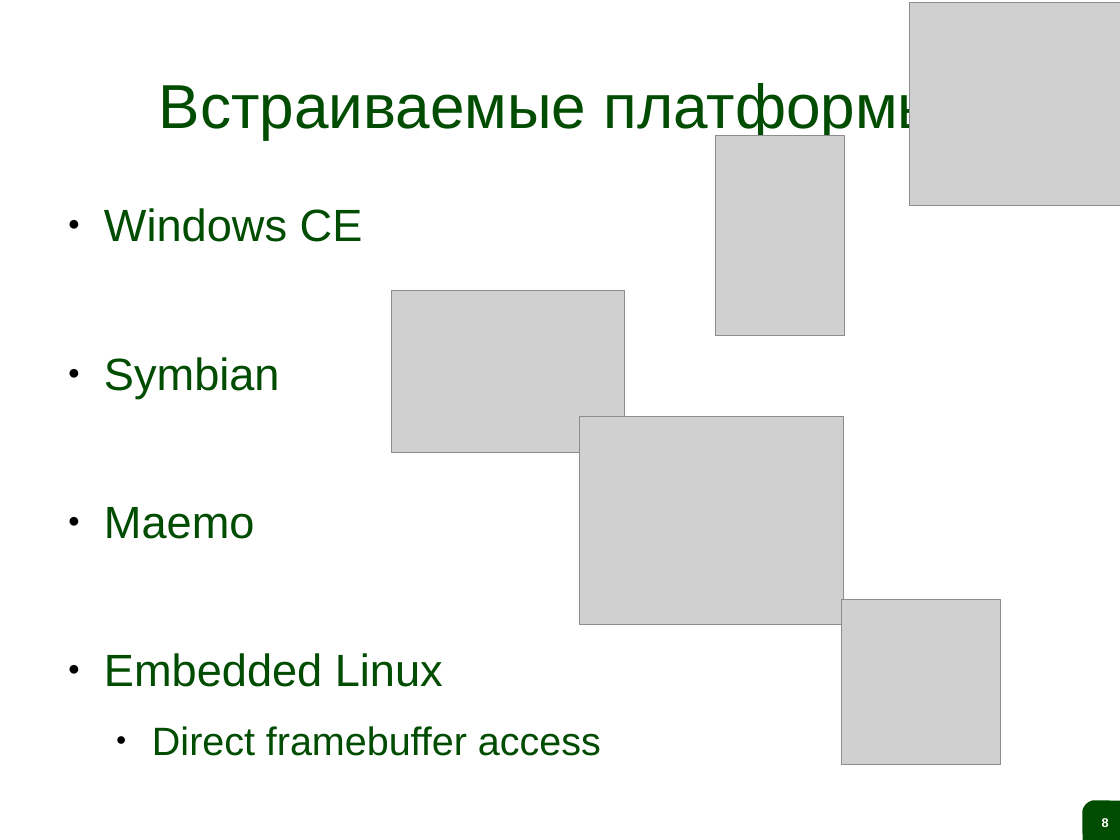
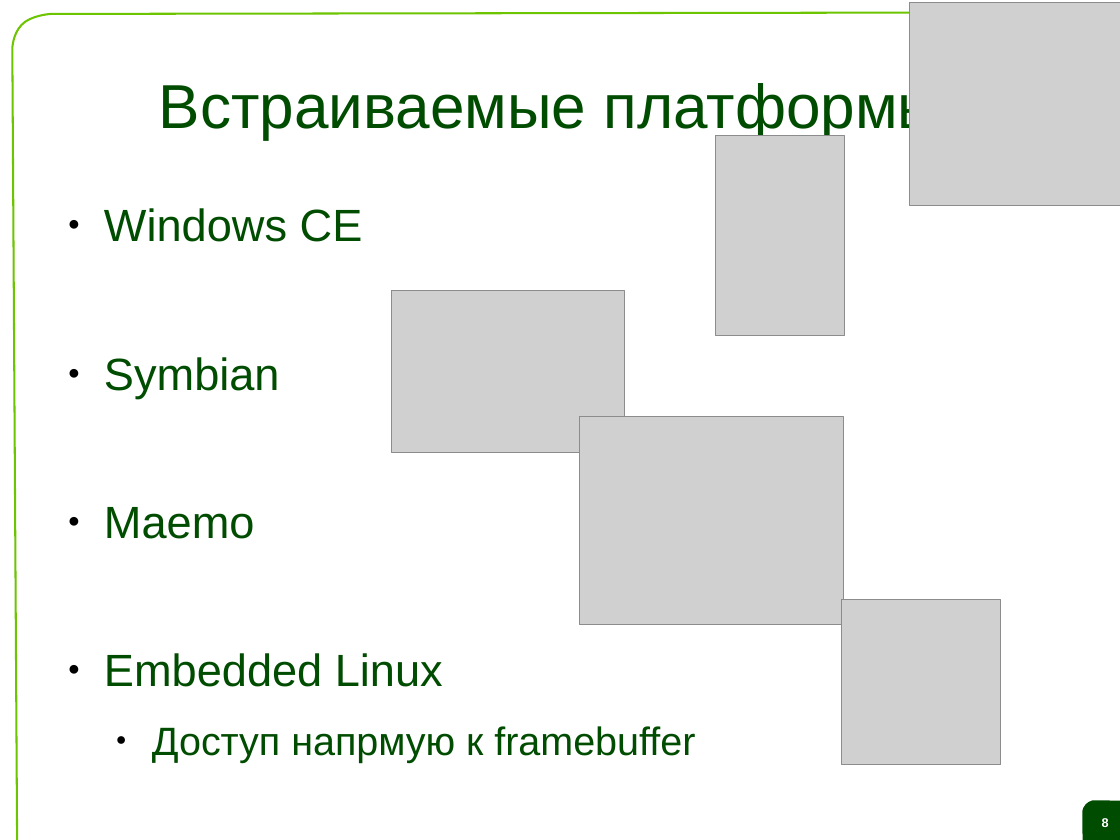
Before and after one commit to saa/qecm, a slide deck: slide 8 of Lectures and Exercises/L01 - The ideas behind Qt and a live demo/L1 Slides.odp. Drawn at 1120x840 pixels with LibreOffice and Linux fonts; fonts in the diff are those of the drawing; grey boxes stand for pictures; background and template pictures are left out. Boxes give left, top, right and bottom in pixels: in the first picture for what was removed or moved away, otherwise in the second. Text is boxed around its words. In the diff, an @@ line names an element or a change of style, - is before the commit and + after.

```diff
--- a/Lectures and Exercises/L01 - The ideas behind Qt and a live demo/L1 Slides.odp
+++ b/Lectures and Exercises/L01 - The ideas behind Qt and a live demo/L1 Slides.odp
@@ freeform shape added at [12, 12, 1120, 840], outline #6DC400 1.45 pt @@
@@ text at [152, 726, 695, 763]: text changed @@
-  ● Direct framebuffer access
+  ● Доступ напрмую к framebuffer
```
Also in this commit, not shown: 30 other slides changed, 1 other file.
